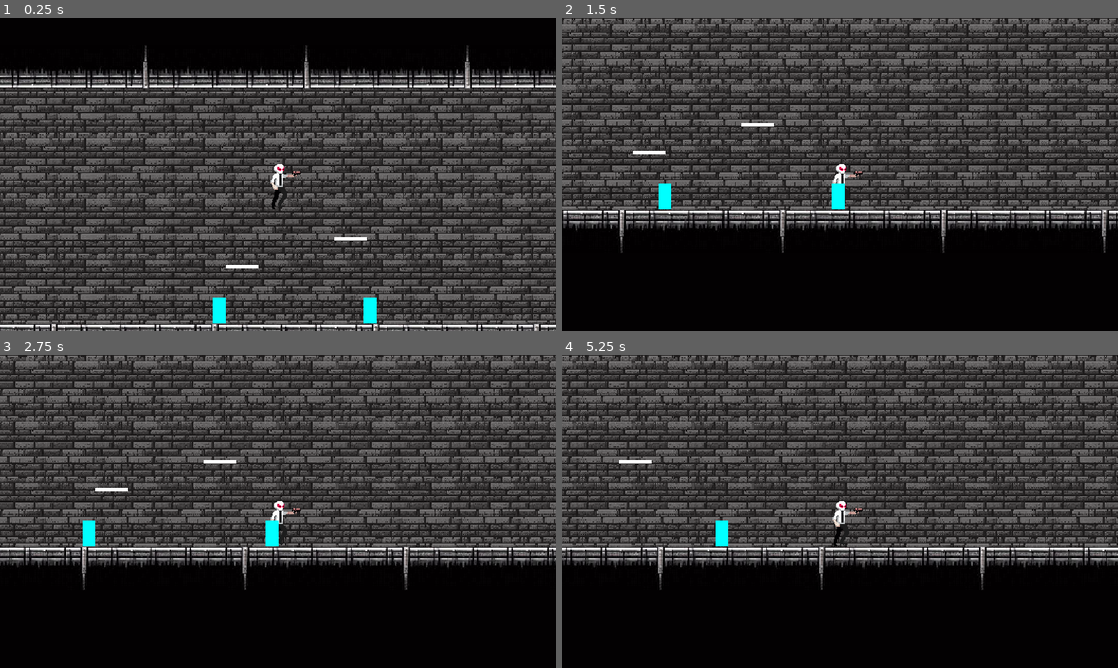
Above: before the commit, frames 1-4 (two rows, left to right).
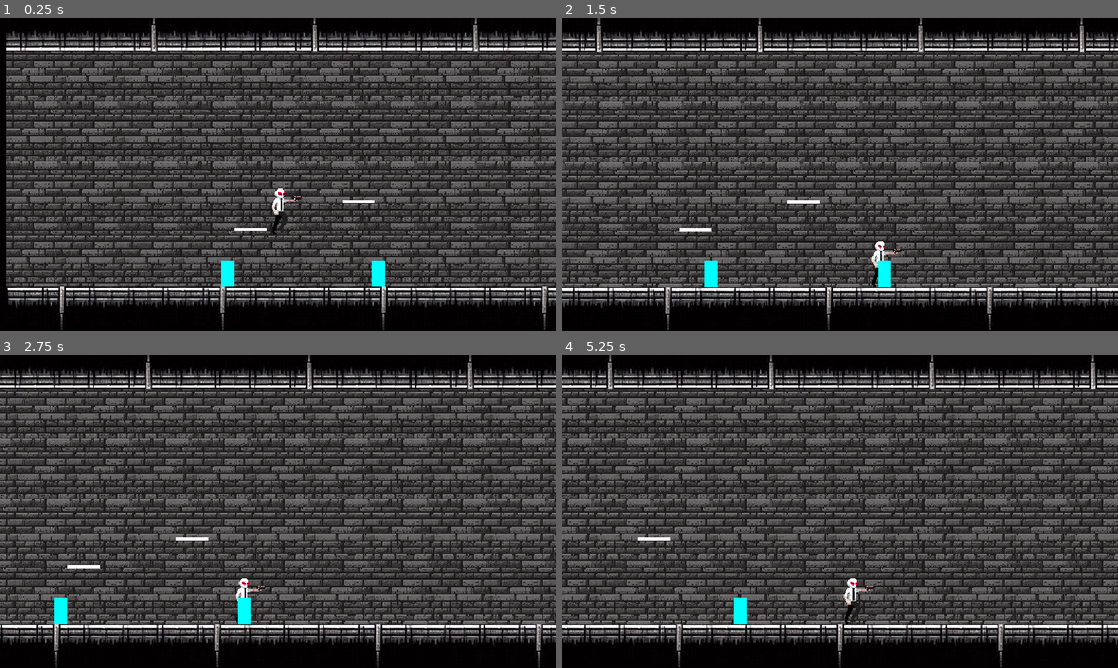
Above: after the commit, the same moments.

Repository: TrueHopolok/gamejam_nsjs
Game: Godot game, scene res://scenes/main.tscn
Same seed, same stepped clock (60 frames per second), same inputs: the game is played once before the commit and once after it.
Inputs:
- Up to frame 1 (0.25 s): no input
- Up to frame 2 (1.5 s): hold D (right) from 0.53 s (still down); tap L (jump) at 0.77 s
- Up to frame 3 (2.75 s): tap L (jump) at 1.52 s; release D (right) at 2.03 s; hold A (left) from 2.03 s (still down)
- Up to frame 4 (5.25 s): release A (left) at 2.78 s; hold D (right) 2.78-4.28 s; tap L (jump) at 3.02, 3.77, 4.52 s; hold A (left) 4.28-5.03 s; hold D (right) from 5.03 s (still down)

The runs differ from the first frame. In frame 1, 66% of the frame differs, in the area x 0-100%, y 0-100%; in frame 2, 69%; in frame 3, 68%; in frame 4, 68%.

Commit message:
ADDED: camera limits

Diff:
--- a/project.godot
+++ b/project.godot
@@ -63,6 +63,7 @@
 2d_physics/layer_2="Activation"
 2d_physics/layer_3="EnemyHitboxes"
 2d_physics/layer_4="PlayerHitboxes"
+2d_physics/layer_6="CameraArea"
 
 [physics]
 
--- /dev/null
+++ b/scenes/camera_limits/camera_limits.tscn
@@ -0,0 +1,7 @@
+[gd_scene format=3 uid="uid://c4y7tdhxvw2ya"]
+
+[node name="CameraLimits" type="Camera2D"]
+enabled = false
+zoom = Vector2(1.5, 1.5)
+editor_draw_screen = false
+editor_draw_limits = true
--- /dev/null
+++ b/scenes/camera_limits/camera_searcher.tscn
@@ -0,0 +1,16 @@
+[gd_scene load_steps=3 format=3 uid="uid://swwegbxkb8g5"]
+
+[ext_resource type="Script" path="res://scripts/camera_limits/camera_searcher.gd" id="1_fveyw"]
+
+[sub_resource type="RectangleShape2D" id="RectangleShape2D_hxo2e"]
+
+[node name="CameraSearcher" type="Area2D"]
+collision_layer = 0
+collision_mask = 32
+script = ExtResource("1_fveyw")
+
+[node name="CollisionShape2D" type="CollisionShape2D" parent="."]
+shape = SubResource("RectangleShape2D_hxo2e")
+debug_color = Color(0.611765, 0.537255, 0.0901961, 0.454902)
+
+[connection signal="area_entered" from="." to="." method="_on_area_entered"]
--- /dev/null
+++ b/scenes/camera_limits/main_camera.tscn
@@ -0,0 +1,21 @@
+[gd_scene load_steps=2 format=3 uid="uid://bcdtbjlbl3168"]
+
+[sub_resource type="CircleShape2D" id="CircleShape2D_3yiyc"]
+
+[node name="MainCamera" type="Camera2D"]
+zoom = Vector2(1.5, 1.5)
+limit_smoothed = true
+position_smoothing_enabled = true
+drag_horizontal_enabled = true
+drag_vertical_enabled = true
+drag_left_margin = 0.03
+drag_top_margin = 0.05
+drag_right_margin = 0.03
+drag_bottom_margin = 0.05
+
+[node name="CameraAreas" type="Area2D" parent="."]
+collision_layer = 32
+collision_mask = 0
+
+[node name="CollisionShape2D" type="CollisionShape2D" parent="CameraAreas"]
+shape = SubResource("CircleShape2D_3yiyc")
--- a/scenes/main.tscn
+++ b/scenes/main.tscn
@@ -1,24 +1,26 @@
-[gd_scene load_steps=7 format=3 uid="uid://c4slt7q6nlydc"]
+[gd_scene load_steps=9 format=3 uid="uid://c4slt7q6nlydc"]
 
 [ext_resource type="PackedScene" uid="uid://dus7affod732w" path="res://scenes/platform_static.tscn" id="1_741tv"]
 [ext_resource type="Texture2D" uid="uid://bh18leqmgaq43" path="res://sprites/background/BackMain.png" id="1_e7a14"]
 [ext_resource type="PackedScene" uid="uid://ij7m6pmoy6el" path="res://scenes/player.tscn" id="2_qdpul"]
+[ext_resource type="PackedScene" uid="uid://bcdtbjlbl3168" path="res://scenes/camera_limits/main_camera.tscn" id="3_dervd"]
 [ext_resource type="PackedScene" uid="uid://r5ln5caeihs4" path="res://scenes/platform_through.tscn" id="3_ge3iy"]
 [ext_resource type="PackedScene" uid="uid://c46l28oaydnpi" path="res://scenes/enemies/enemy_base.tscn" id="4_foysw"]
+[ext_resource type="PackedScene" uid="uid://swwegbxkb8g5" path="res://scenes/camera_limits/camera_searcher.tscn" id="6_5dp2s"]
+[ext_resource type="PackedScene" uid="uid://c4y7tdhxvw2ya" path="res://scenes/camera_limits/camera_limits.tscn" id="6_k7y5s"]
 
 [node name="Main" type="Node2D"]
 
-[node name="Sprite2D" type="Sprite2D" parent="."]
+[node name="Background" type="Sprite2D" parent="."]
 position = Vector2(2690, 1891)
 scale = Vector2(1.3, 1.3)
 texture = ExtResource("1_e7a14")
+metadata/_edit_lock_ = true
 
 [node name="Player" parent="." instance=ExtResource("2_qdpul")]
-position = Vector2(420, 150)
-
-[node name="Camera2D" type="Camera2D" parent="Player"]
-position = Vector2(1, -11)
-zoom = Vector2(1.5, 1.5)
+position = Vector2(411, 226)
+
+[node name="MainCamera" parent="Player" instance=ExtResource("3_dervd")]
 
 [node name="Through" parent="." instance=ExtResource("3_ge3iy")]
 position = Vector2(377, 292)
@@ -47,6 +49,11 @@
 rotation = 1.5708
 scale = Vector2(32.745, 1)
 
+[node name="Static31" parent="." instance=ExtResource("1_741tv")]
+position = Vector2(69, 210)
+rotation = 1.5708
+scale = Vector2(32.745, 1)
+
 [node name="Static20" parent="." instance=ExtResource("1_741tv")]
 position = Vector2(753, 1734)
 rotation = 1.5708
@@ -171,6 +178,31 @@
 
 [node name="MarkerRight" parent="EnemyBase2" index="1"]
 position = Vector2(75, -5)
+
+[node name="CameraSearcher" parent="." node_paths=PackedStringArray("camera_limits") instance=ExtResource("6_5dp2s")]
+position = Vector2(973, 218)
+scale = Vector2(106.6, 16.08)
+camera_limits = NodePath("../CameraLimits")
+
+[node name="CameraLimits" parent="." instance=ExtResource("6_k7y5s")]
+position = Vector2(619, 220)
+limit_left = 55
+limit_top = 20
+limit_right = 2135
+limit_bottom = 416
+
+[node name="CameraLimits2" parent="." instance=ExtResource("6_k7y5s")]
+position = Vector2(2424, 416)
+zoom = Vector2(1, 1)
+limit_left = 2031
+limit_top = 20
+limit_right = 2775
+limit_bottom = 790
+
+[node name="CameraSearcher2" parent="." node_paths=PackedStringArray("camera_limits") instance=ExtResource("6_5dp2s")]
+position = Vector2(2397, 398)
+scale = Vector2(34.44, 37.28)
+camera_limits = NodePath("../CameraLimits2")
 
 [editable path="EnemyBase"]
 [editable path="EnemyBase/HealthComponent"]
--- /dev/null
+++ b/scripts/camera_limits/camera_searcher.gd
@@ -0,0 +1,11 @@
+extends Area2D
+
+@export var camera_limits = Node2D
+
+func _on_area_entered(area):
+	area.get_parent().zoom = camera_limits.zoom
+	area.get_parent().limit_left = camera_limits.limit_left
+	area.get_parent().limit_right = camera_limits.limit_right
+	area.get_parent().limit_top = camera_limits.limit_top
+	area.get_parent().limit_bottom = camera_limits.limit_bottom
+	area.get_parent().offset = camera_limits.offset
